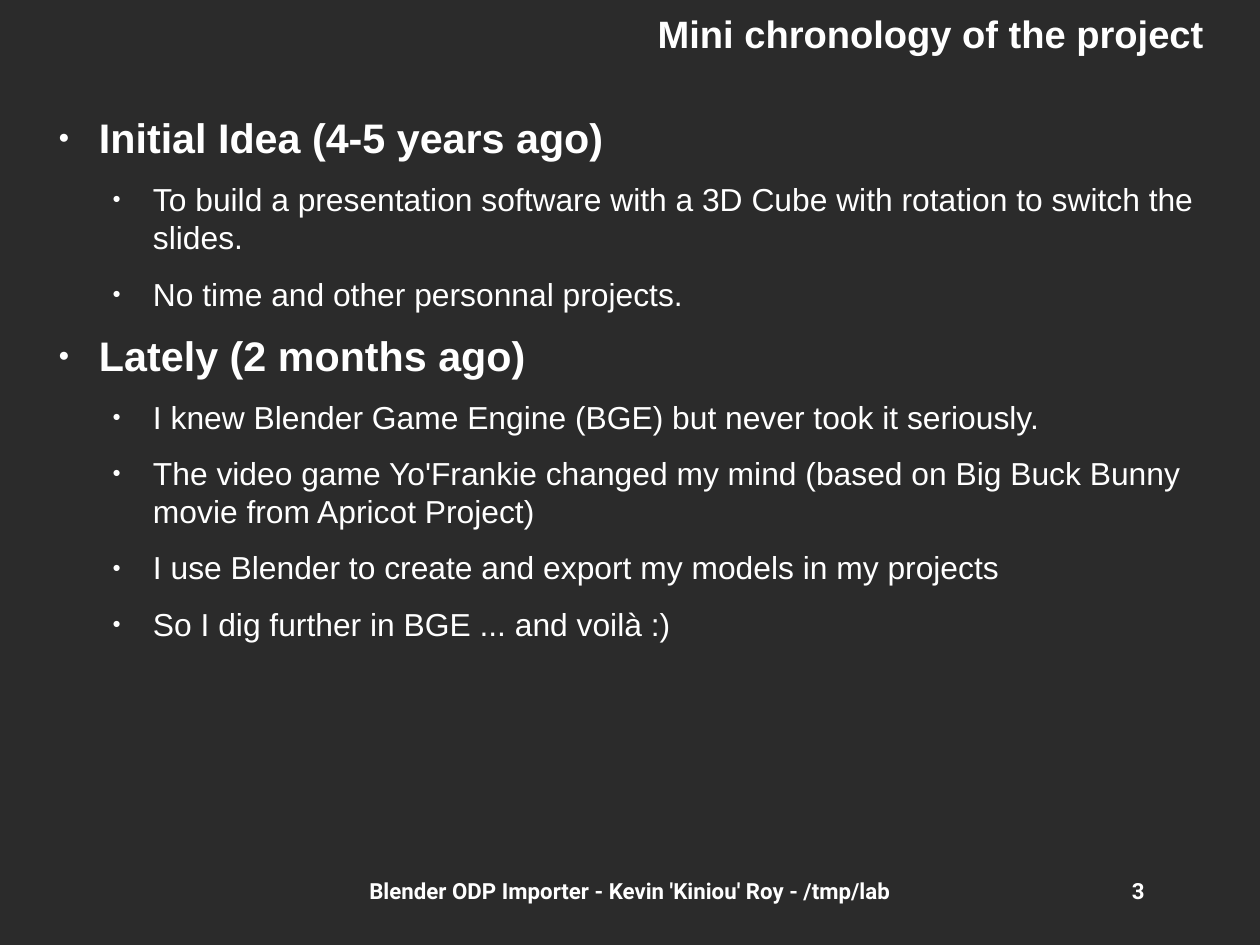
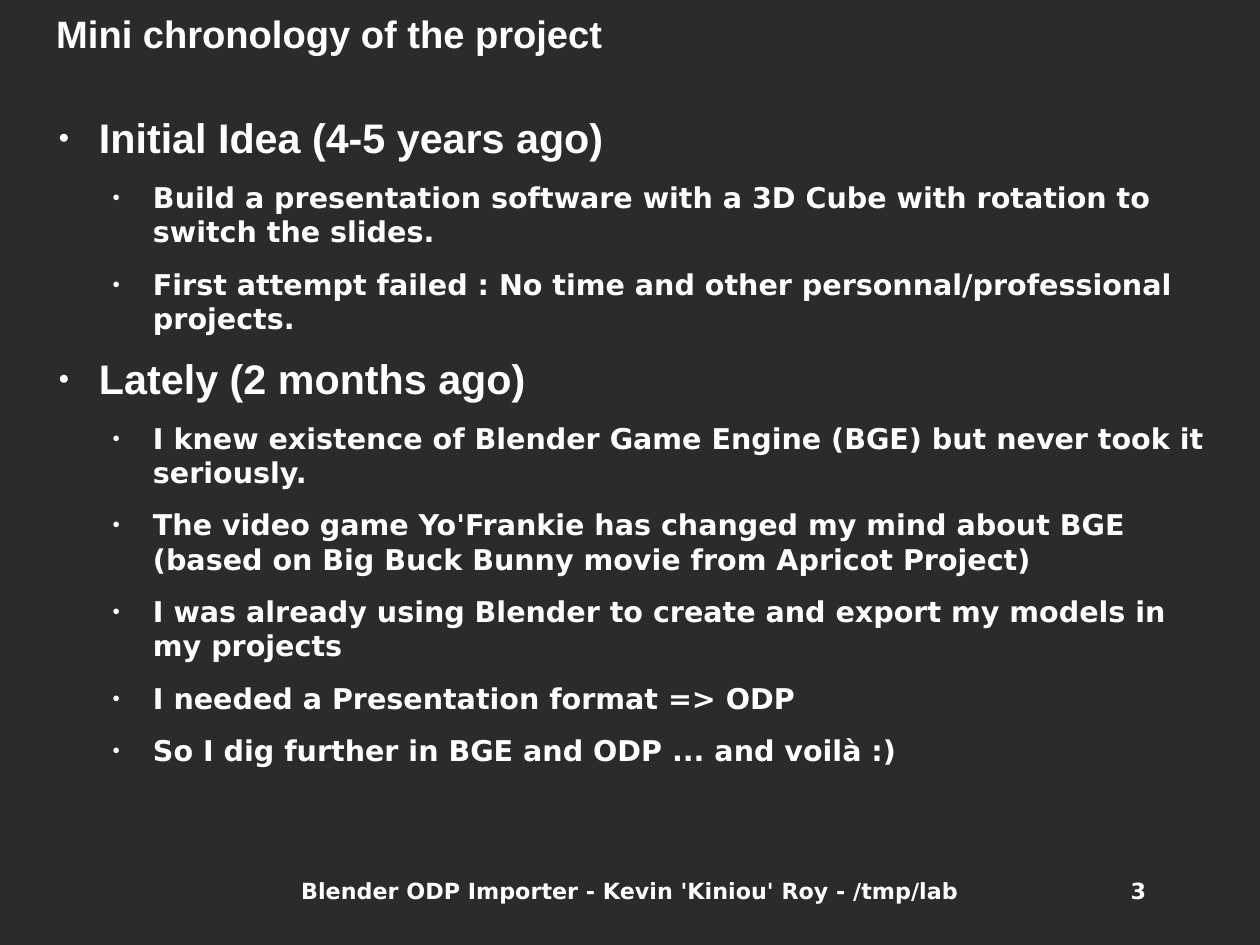
Before and after one commit to kiniou/blender-smooth-slides, a slide deck: slide 3 of import/doc/HSF2009.odp. Drawn at 1260x945 pixels with LibreOffice and Linux fonts; fonts in the diff are those of the drawing; background and template pictures are left out; a plain dark background stands for a picture behind light text. Boxes give left, top, right and bottom in pixels: in the first picture for what was removed or moved away, otherwise in the second. Text is boxed around its words. In the diff, an @@ line names an element or a change of style, - is before the commit and + after.

```diff
--- a/import/doc/HSF2009.odp
+++ b/import/doc/HSF2009.odp
@@ title "Mini chronology of the project" at <box>56,20,602,56</box>: alignment right to left @@
@@ text at <box>153,186,1171,335</box>: text changed; size 20 to 18 pt; font Arial to DejaVu Sans; bold on @@
-  ● To build a presentation software with a 3D Cube with rotation to switch the slides.
-  ● No time and other personnal projects.
+  ● Build a presentation software with a 3D Cube with rotation to switch the slides.
+  ● First attempt failed : No time and other personnal/professional projects.
@@ text at <box>153,427,1203,767</box>: text changed; size 20 to 18 pt; font Arial to DejaVu Sans; bold on @@
-  ● I knew Blender Game Engine (BGE) but never took it seriously.
-  ● The video game Yo'Frankie changed my mind (based on Big Buck Bunny movie from Apricot Project)
-  ● I use Blender to create and export my models in my projects
-  ● So I dig further in BGE ... and voilà :)
+  ● I knew existence of Blender Game Engine (BGE) but never took it seriously.
+  ● The video game Yo'Frankie has changed my mind about BGE (based on Big Buck Bunny movie from Apricot Project)
+  ● I was already using Blender to create and export my models in my projects
+  ● I needed a Presentation format => ODP
+  ● So I dig further in BGE and ODP ... and voilà :)
@@ text "Blender ODP Importer - Kevin ..." at <box>301,882,958,904</box>: font Roboto to DejaVu Sans @@
@@ page number at <box>1131,882,1146,900</box>: font Roboto to DejaVu Sans @@
```
Also in this commit, not shown: 22 other slides changed, 7 slides added, 3 other files.
